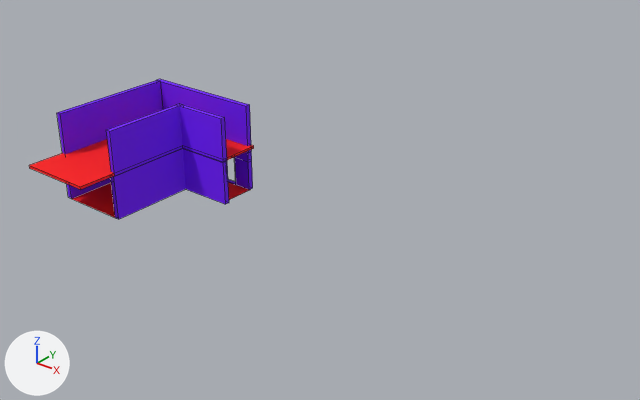
The FBX model HanzakiProject/Assets/_KappaKart/Models/KappaKartHouse/ENV_KappaKartHouse.FBX: old version first, new version second.
Camera for both pictures: a 50 mm camera at (388.0, -333.0, 227.0) aimed at (136.0, -18.0, 31.0). The lights are fixed; the arrows at lower left show +X, +Y and +Z. Mesh edges are drawn as thin lines. Where no turn or scale is listed for an object, it has been applied to the vertices.

In view in the first picture: 'school', 'walls'.
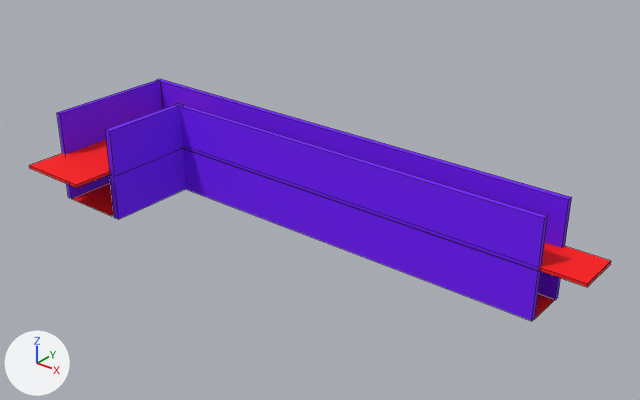
Boxes (x1, y1, x2, y2) around the edits, measured in the pictures (640 x 400 px; the box of a moved part takes in the faces that stretch with it):
'walls', reshaped (162% wider, 72% taller)
    before: (57, 79, 253, 219)
    after: (57, 79, 572, 321)
'school', reshaped
    before: (29, 139, 254, 218)
    after: (29, 140, 611, 318)
part 1 of me_mesh, moved or reshaped
    before: (29, 139, 115, 218)
    after: (29, 140, 114, 216)
part 2 of me_mesh, moved or reshaped
    before: (228, 182, 249, 200)
    after: (535, 294, 554, 318)
part 3 of me_mesh, moved or reshaped
    before: (226, 139, 254, 160)
    after: (539, 242, 611, 287)
part 4 of me_mesh_001, moved or reshaped
    before: (183, 149, 229, 204)
    after: (183, 149, 541, 321)
part 5 of me_mesh_001, moved or reshaped
    before: (180, 105, 227, 162)
    after: (180, 105, 548, 271)
part 6 of me_mesh_001, moved or reshaped
    before: (157, 79, 253, 190)
    after: (157, 79, 572, 300)

What the commit changed:
me_mesh_001 has 144 vertices, 134 faces and spans x -44.1..34.8, y -27.5..50.0, z -26.3..26.6.
me_mesh_001 is used by ob_walls; location (21.5, -30.0, 26.3).
me_mesh_001 part 4: the loose piece of 8 vertices spanning x -1.4..34.8, y 23.7..26.7, z -26.3..0.1 is scaled about its middle by (6.38, 1, 1), then moved by (96.6, 0.0, 0.0).
me_mesh_001 part 5: the loose piece of 8 vertices spanning x -1.4..34.8, y 23.7..26.7, z -0.1..26.4 is scaled about its middle by (6.38, 1, 1), then moved by (96.6, 0.0, 0.0).
me_mesh_001 part 6: all 12 vertices in x 32.0, y 47.1..50.0, z -26.3..26.6 are moved by (197.3, 0.0, 0.0).
me_mesh has 24 vertices, 14 faces and spans x -22.1..56.2, y -78.4..21.0, z -26.5..1.7.
me_mesh is used by ob_school; location (-0.3, -1.4, 26.5).
me_mesh part 1: all 9 vertices in x 20.7..23.1, y -78.4..21.0, z -26.5..1.7 are moved by (-3.4, 0.0, 0.0).
me_mesh part 2: all 2 vertices in x 54.3, y -2.4..19.0, z -26.5 are moved by (196.7, 0.0, 0.0).
me_mesh part 3: all 4 vertices in x 56.2, y -4.4..21.0, z 0.0..1.7 are moved by (217.2, 0.0, 0.0).
